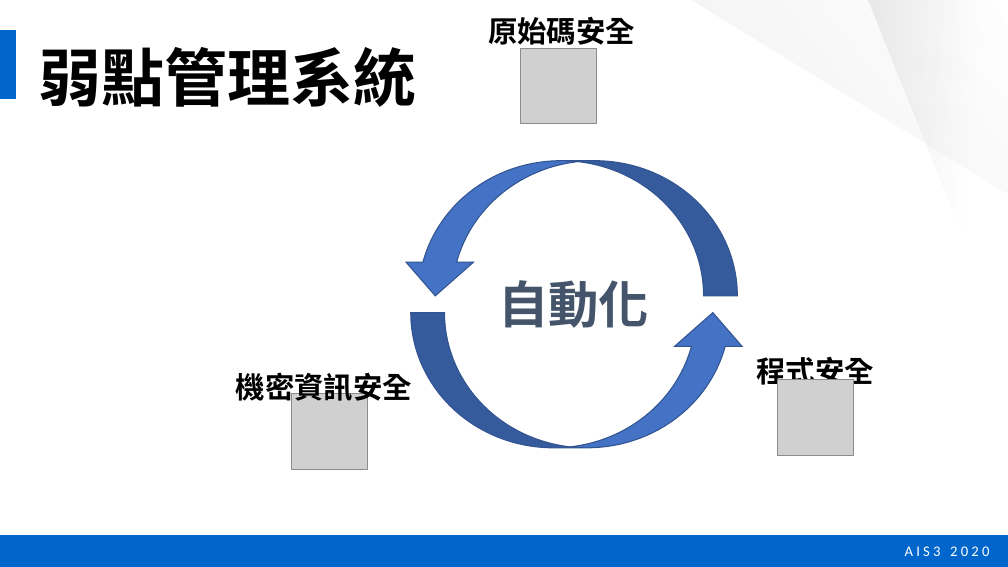
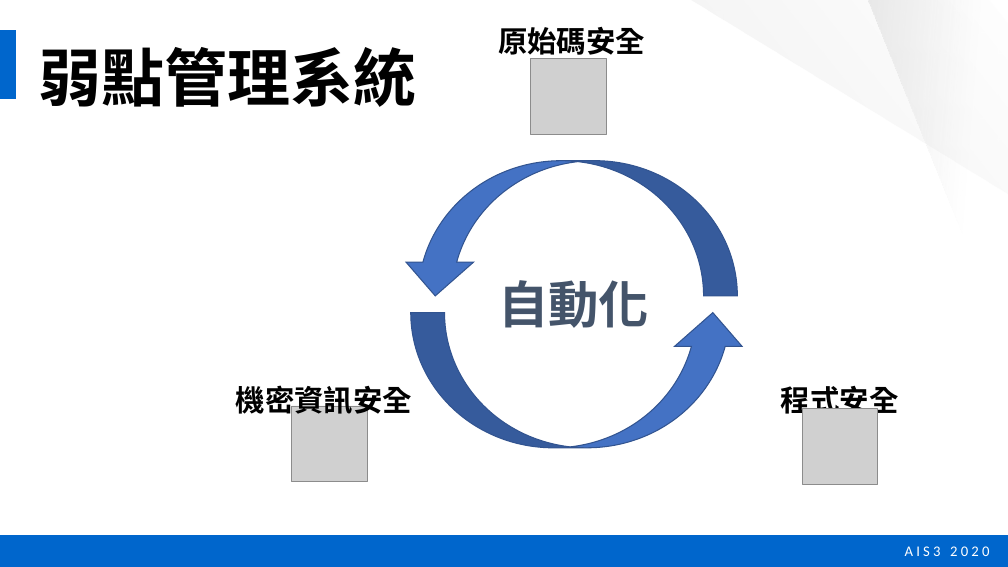
Before and after one commit to twinklestar03/AIS3-Dragon, a slide deck: slide 7 of Slide/AIS3 dragon security .pptx. Drawn at 1008x567 pixels with LibreOffice and Linux fonts; fonts in the diff are those of the drawing; grey boxes stand for pictures. Boxes give left, top, right and bottom in pixels: in the first picture for what was removed or moved away, otherwise in the second. Text is boxed around its words. In the diff, an @@ line names an element or a change of style, - is before the commit and + after.

```diff
--- a/Slide/AIS3 dragon security .pptx
+++ b/Slide/AIS3 dragon security .pptx
@@ text "原始碼安全": place and size @@
-text "原始碼安全" at bbox=[488, 16, 635, 50]
+text "原始碼安全" at bbox=[498, 27, 645, 61]
@@ picture: place and size @@
-picture at bbox=[521, 48, 597, 124]
+picture at bbox=[531, 58, 606, 134]
@@ text "機密資訊安全": place and size @@
-text "機密資訊安全" at bbox=[236, 369, 412, 407]
+text "機密資訊安全" at bbox=[236, 381, 412, 419]
@@ text "程式安全": place and size @@
-text "程式安全" at bbox=[756, 352, 873, 390]
+text "程式安全" at bbox=[781, 381, 898, 419]
@@ picture: place and size @@
-picture at bbox=[292, 393, 368, 469]
+picture at bbox=[292, 406, 368, 482]
@@ picture: place and size @@
-picture at bbox=[778, 380, 854, 455]
+picture at bbox=[802, 408, 878, 484]
```
Also in this commit, not shown: 6 other slides changed, 1 slide added, 1 slide removed.
